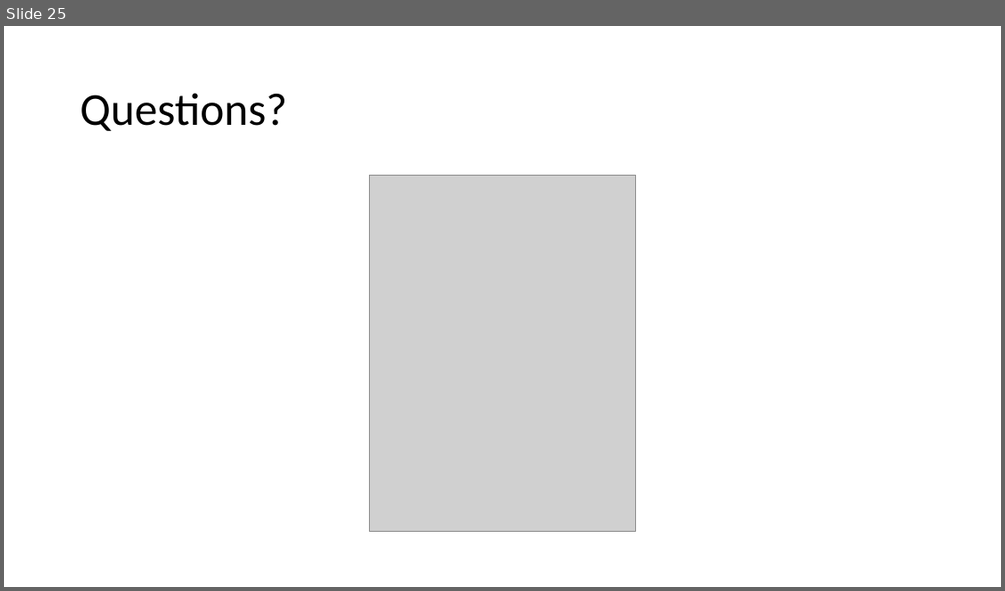
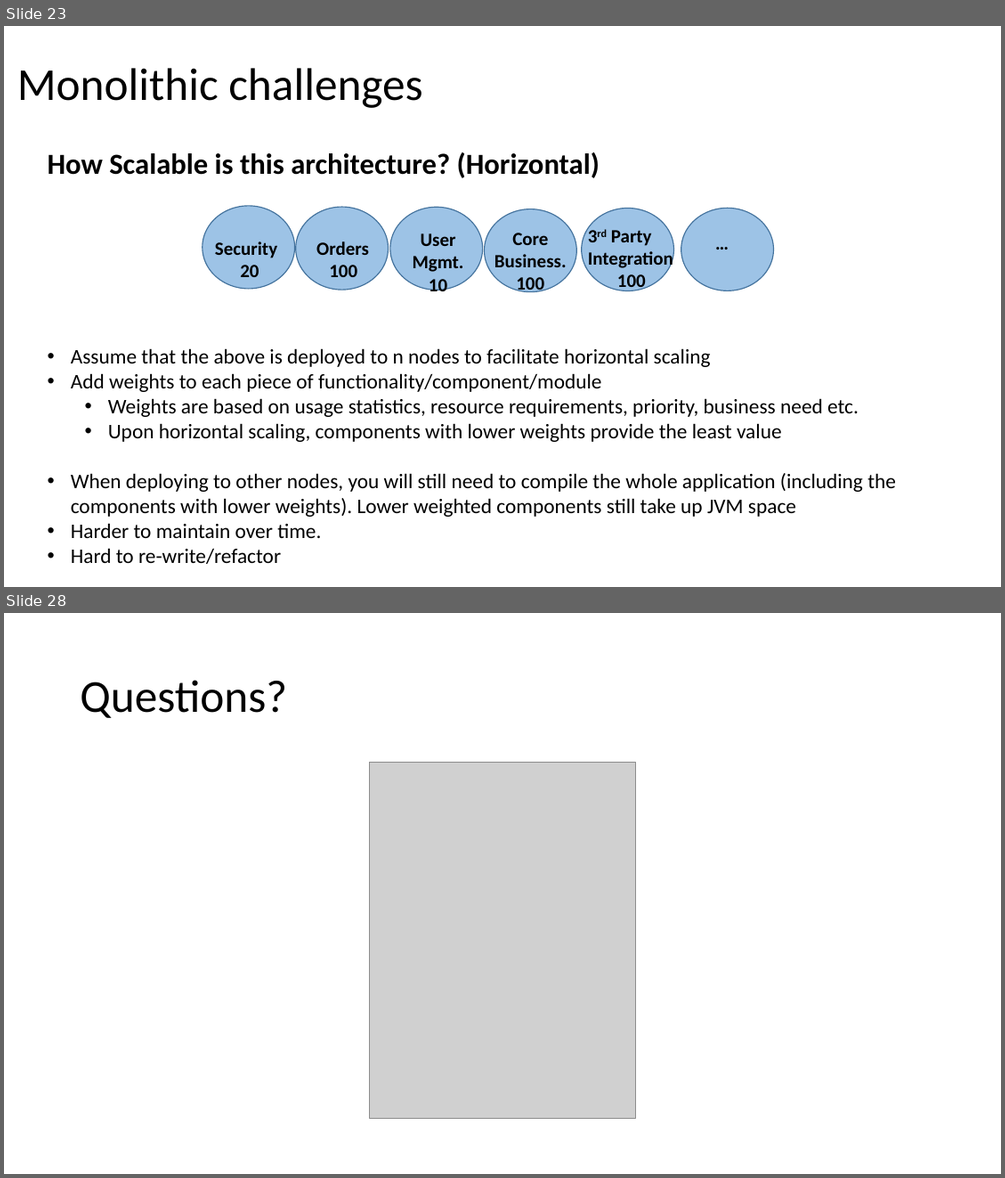
Before and after one commit to batchu/spring-boot-ujug, a slide deck: Spring Boot.pptx. Shown one above the other, each under a label of ours: slide 25 before the commit, slides 23 and 28 after it; the slides between them are not shown. The pictures are 1005x591 and 1005x1178 pixels, drawn with LibreOffice and Linux fonts; fonts in the diff are those of the drawing; grey boxes stand for pictures. Boxes give left, top, right and bottom in pixels: in the first picture for what was removed or moved away, otherwise in the second. Text is boxed around its words. In the diff, an @@ line names an element or a change of style, - is before the commit and + after.

```diff
--- a/Spring Boot.pptx
+++ b/Spring Boot.pptx
@@ slide 23 added at (x1=4, y1=26, x2=1001, y2=587), background #FFFFFF @@
@@ title added at (x1=17, y1=68, x2=422, y2=108), 44 pt, text #000000 @@
+Monolithic challenges
@@ text added at (x1=48, y1=152, x2=599, y2=178), 28 pt, text #000000, bold @@
+How Scalable is this architecture? (Horizontal)
@@ text added at (x1=494, y1=232, x2=566, y2=296), 18 pt, text #000000, bold @@
+Core Business.
+100
@@ group added at (x1=202, y1=206, x2=814, y2=297): 6 ellipses, 5 texts @@
+Security
+20
+Orders
+100
+User
+Mgmt.
+10
+3rd Party Integration
+100
+…
@@ text added at (x1=71, y1=348, x2=896, y2=564), 20 pt, text #000000 @@
+• Assume that the above is deployed to n nodes to facilitate horizontal scaling
+• Add weights to each piece of functionality/component/module
+  • Weights are based on usage statistics, resource requirements, priority, business need etc.
+  • Upon horizontal scaling, components with lower weights provide the least value
+• When deploying to other nodes, you will still need to compile the whole application (including the components with lower weights). Lower weighted components still take up JVM space
+• Harder to maintain over time.
+• Hard to re-write/refactor
@@ what was slide 25 is now slide 28 @@
```
Also in this commit, not shown: 6 slides changed, 3 other slides added, 1 slide removed.
